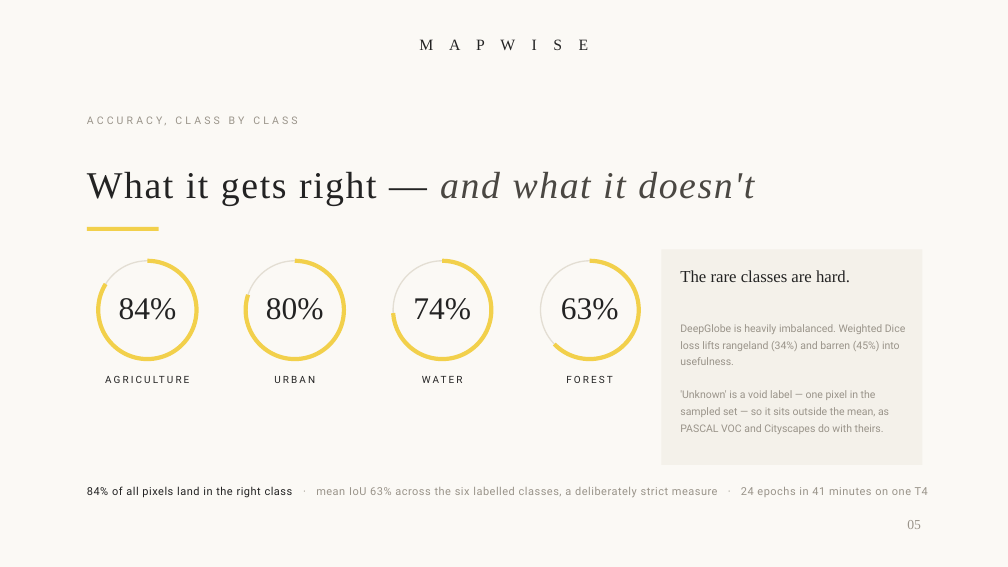
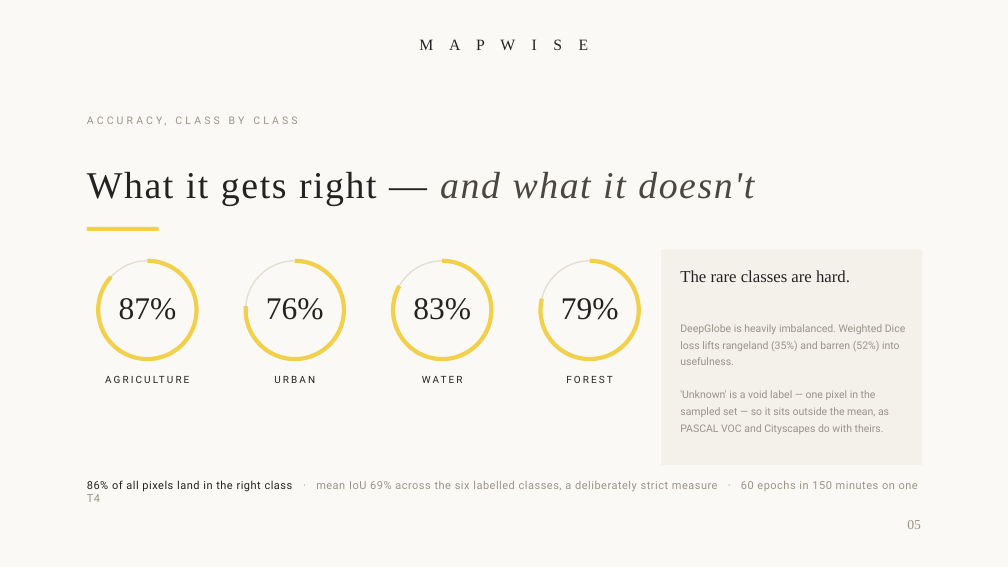
Before and after one commit to Priyanshu-Singh-git/mapwise, a slide deck: slide 5 of presentation/mapwise_deck.pptx. Drawn at 1008x567 pixels with LibreOffice and Linux fonts; fonts in the diff are those of the drawing. Boxes give left, top, right and bottom in pixels: in the first picture for what was removed or moved away, otherwise in the second. Text is boxed around its words. In the diff, an @@ line names an element or a change of style, - is before the commit and + after.

```diff
--- a/presentation/mapwise_deck.pptx
+++ b/presentation/mapwise_deck.pptx
@@ proportions changed in 4 elements at (98,261,197,359), (246,261,344,359), (393,261,492,359), (541,261,639,359) @@
@@ text at (119,298,177,320): text changed @@
-84%
+87%
@@ text at (266,298,324,320): text changed @@
-80%
+76%
@@ text at (413,298,471,320): text changed @@
-74%
+83%
@@ text at (561,298,619,320): text changed @@
-63%
+79%
@@ text at (680,324,905,365): text changed @@
-DeepGlobe is heavily imbalanced. Weighted Dice loss lifts rangeland (34%) and barren (45%) into usefulness.
+DeepGlobe is heavily imbalanced. Weighted Dice loss lifts rangeland (35%) and barren (52%) into usefulness.
@@ text at (87,480,918,502): text changed @@
-84% of all pixels land in the right class · mean IoU 63% across the six labelled classes, a deliberately strict measure · 24 epochs in 41 minutes on one T4
+86% of all pixels land in the right class · mean IoU 69% across the six labelled classes, a deliberately strict measure · 60 epochs in 150 minutes on one T4
```
Also in this commit, not shown: 1 other slide changed, 21 other files.
